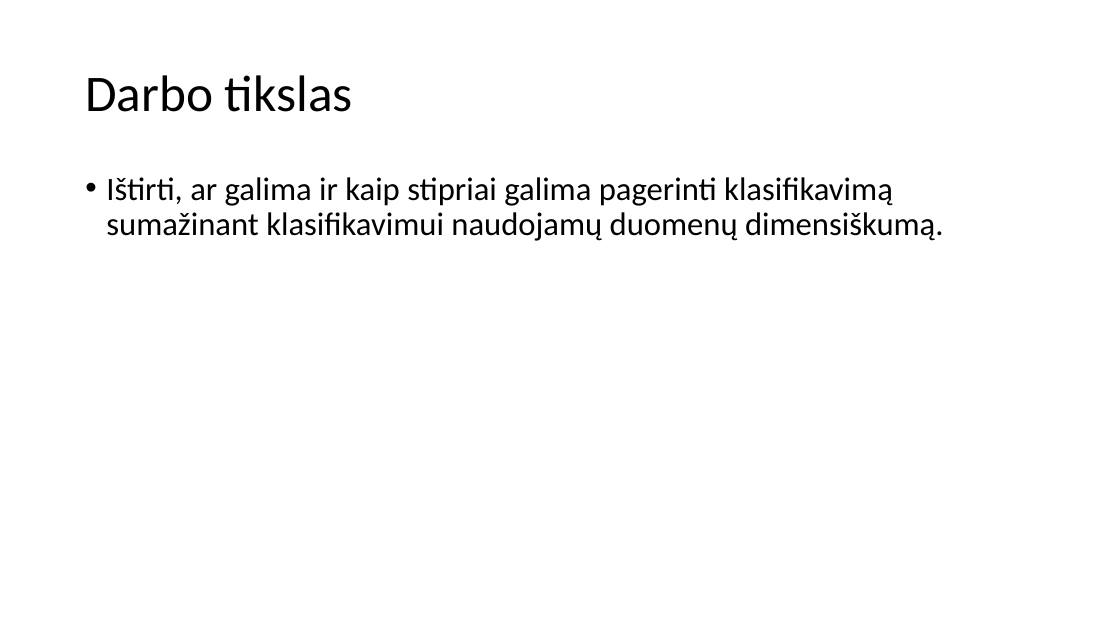
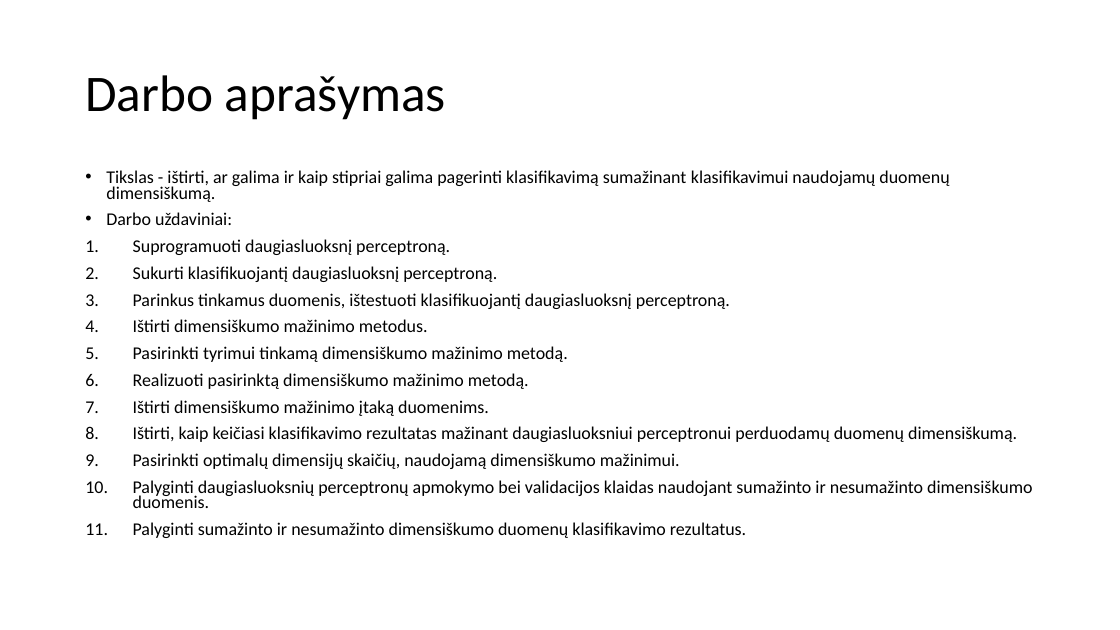
Before and after one commit to donce/bakalauras, a slide deck: slide 2 of pristatymas.pptx. Drawn at 1120x630 pixels with LibreOffice and Linux fonts; fonts in the diff are those of the drawing. Boxes give left, top, right and bottom in pixels: in the first picture for what was removed or moved away, otherwise in the second. Text is boxed around its words. In the diff, an @@ line names an element or a change of style, - is before the commit and + after.

```diff
--- a/pristatymas.pptx
+++ b/pristatymas.pptx
@@ title at (x1=85, y1=75, x2=446, y2=120): text changed @@
-Darbo tikslas
+Darbo aprašymas
@@ text at (x1=106, y1=170, x2=1032, y2=538): text changed; size 28 to 15.4 pt @@
-• Ištirti, ar galima ir kaip stipriai galima pagerinti klasifikavimą sumažinant klasifikavimui naudojamų duomenų dimensiškumą.
+• Tikslas - ištirti, ar galima ir kaip stipriai galima pagerinti klasifikavimą sumažinant klasifikavimui naudojamų duomenų dimensiškumą.
+• Darbo uždaviniai:
+1. Suprogramuoti daugiasluoksnį perceptroną.
+2. Sukurti klasifikuojantį daugiasluoksnį perceptroną.
+3. Parinkus tinkamus duomenis, ištestuoti klasifikuojantį daugiasluoksnį perceptroną.
+4. Ištirti dimensiškumo mažinimo metodus.
+5. Pasirinkti tyrimui tinkamą dimensiškumo mažinimo metodą.
+6. Realizuoti pasirinktą dimensiškumo mažinimo metodą.
+7. Ištirti dimensiškumo mažinimo įtaką duomenims.
+8. Ištirti, kaip keičiasi klasifikavimo rezultatas mažinant daugiasluoksniui perceptronui perduodamų duomenų dimensiškumą.
+9. Pasirinkti optimalų dimensijų skaičių, naudojamą dimensiškumo mažinimui.
+10. Palyginti daugiasluoksnių perceptronų apmokymo bei validacijos klaidas naudojant sumažinto ir nesumažinto dimensiškumo duomenis.
+11. Palyginti sumažinto ir nesumažinto dimensiškumo duomenų klasifikavimo rezultatus.
```
Also in this commit, not shown: 8 other slides changed.
